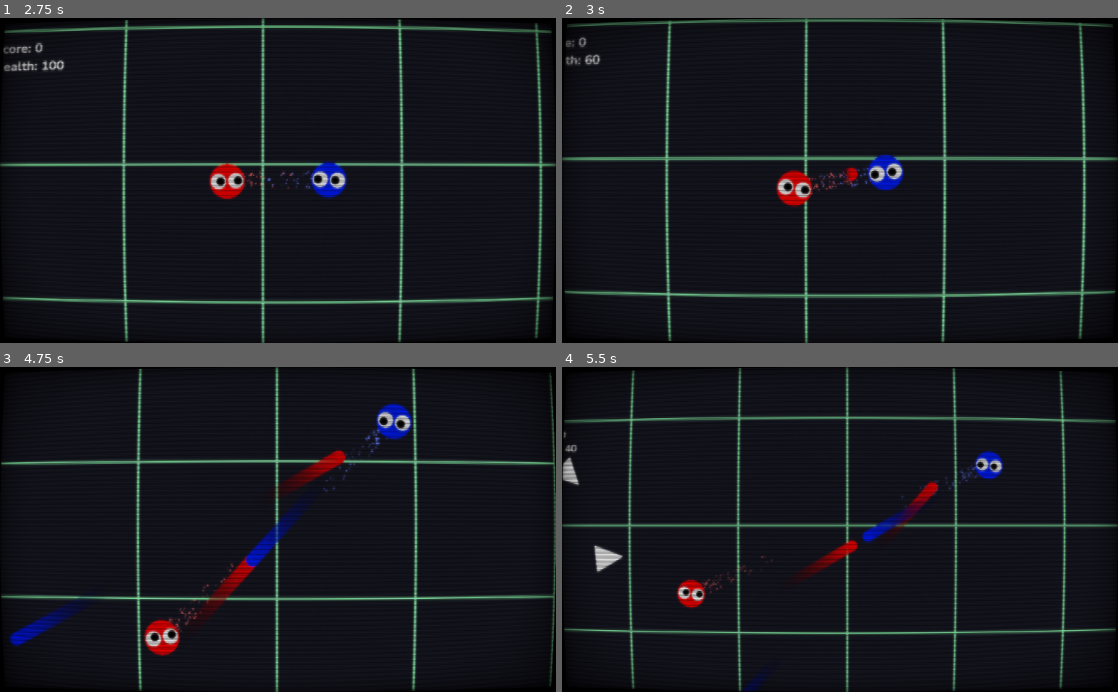
Above: before the commit, frames 1-4 (two rows, left to right).
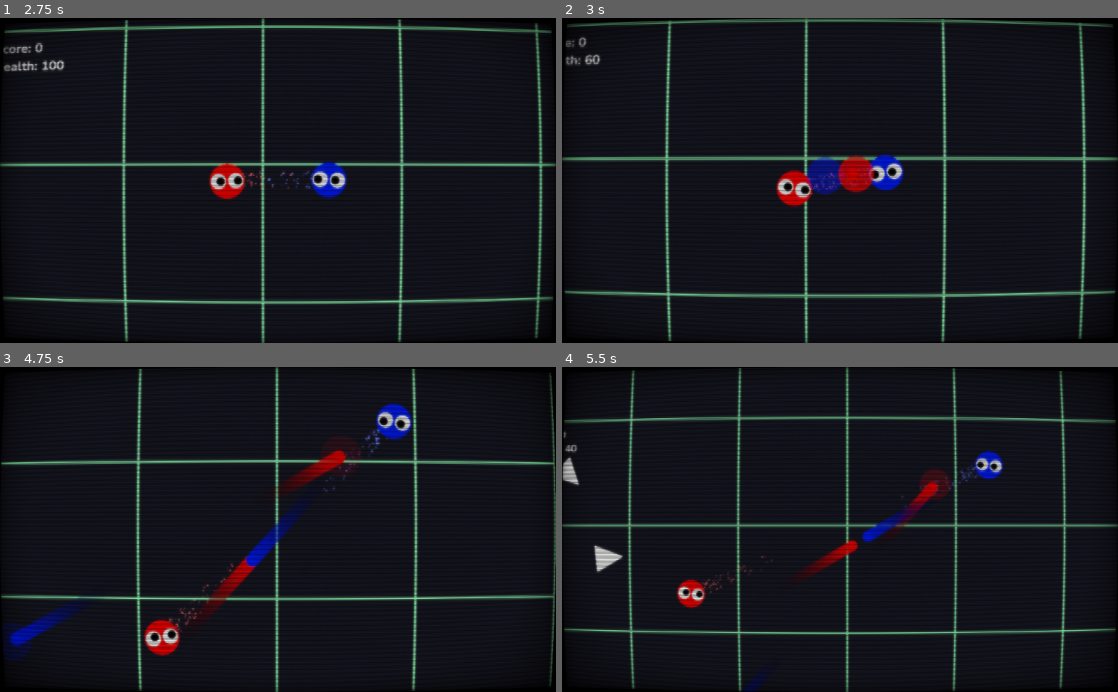
Above: after the commit, the same moments.

Repository: thomas-armena/crossfire
Game: Godot game, scene res://Scenes/MainMenu/MainMenu.tscn
The game is run twice, just before and just after one commit, with the same random seed, the same clock (stepped at 60 frames per second) and the same inputs.
Inputs (mouse positions are in pixels of both pictures, inside the frame that each line leads up to):
- Up to frame 1 (2.75 s): click "Press SPACE to play" at 0.5 s; click "Press SPACE to play" at 1.25 s; move the mouse to (400, 164) at 2.02 s; hold D (p1_move_right) from 2.03 s (still down); tap Space (p1_shoot) at 2.1 s; click (400, 164) at 2.17 s
- Up to frame 2 (3 s): move the mouse to (728, 196) at 2.77 s; release D (p1_move_right) at 2.78 s; hold S (p1_move_down) from 2.78 s (still down); tap Space (p1_shoot) at 2.85 s
- Up to frame 3 (4.75 s): move the mouse to (333, 458) at 3.52 s; release S (p1_move_down) at 3.53 s; hold D (p1_move_right) 3.53-4.28 s; tap Space (p1_shoot) at 3.6, 4.35 s; move the mouse to (250, 594) at 4.27 s; hold W (p1_move_up) from 4.28 s (still down); click (250, 594) at 4.42 s
- Up to frame 4 (5.5 s): move the mouse to (1006, 578) at 5.02 s; release W (p1_move_up) at 5.03 s; hold A (p1_move_left) from 5.03 s (still down); tap Space (p1_shoot) at 5.1 s

Frame 1 is identical in both runs. In frame 2, 1.1% of the frame differs, in the area x 43-57%, y 42-55%; in frame 3, 0.3%; in frame 4, 0.2%.

Commit message:
Added bullet impacts

Diff:
--- a/Scenes/Bullet/Bullet.gd
+++ b/Scenes/Bullet/Bullet.gd
@@ -1,6 +1,7 @@
 extends KinematicBody2D
 
 var BULLET_TRAIL = preload("res://Scenes/Bullet/Trail/Trail.tscn")
+var BULLET_IMPACT = preload("res://Scenes/Bullet/Impact/Impact.tscn")
 
 export var speed = 10
 export var direction = 0
@@ -15,6 +16,7 @@
 	get_tree().get_current_scene().add_child(bullet_trail)
 
 func set_color(new_color):
+	color = new_color
 	circle.set_color(new_color)
 	bullet_trail.set_color(new_color)
 
@@ -35,4 +37,8 @@
 
 func die():
 	bullet_trail.stop()
+	var impact = BULLET_IMPACT.instance()
+	get_tree().get_current_scene().add_child(impact)
+	impact.set_color(color)
+	impact.position = position
 	queue_free()
--- /dev/null
+++ b/Scenes/Bullet/Impact/Impact.gd
@@ -0,0 +1,12 @@
+extends Node2D
+
+
+onready var circle = get_node("Circle")
+
+func _process(delta):
+	circle.scale.x += delta
+	circle.scale.y += delta
+	set_modulate(lerp(get_modulate(), Color(1,1,1,0), 0.2))
+
+func set_color(new_color):
+	circle.set_color(new_color)
--- /dev/null
+++ b/Scenes/Bullet/Impact/Impact.tscn
@@ -0,0 +1,9 @@
+[gd_scene load_steps=3 format=2]
+
+[ext_resource path="res://Scenes/Shapes/Circle/Circle.tscn" type="PackedScene" id=1]
+[ext_resource path="res://Scenes/Bullet/Impact/Impact.gd" type="Script" id=2]
+
+[node name="Impact" type="Node2D"]
+script = ExtResource( 2 )
+
+[node name="Circle" parent="." instance=ExtResource( 1 )]
